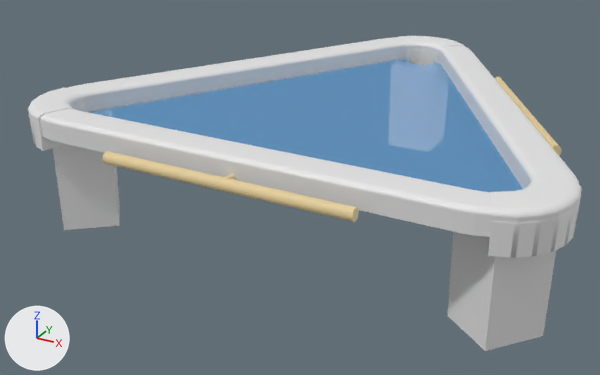
A saved change to the FBX model Assets/Shivaji/BoardsV3/FBXs/Triangle.fbx.
Both versions are drawn from a 50 mm lens placed at (1.72, -3.51, 1.31), pointed at (-0.18, -0.05, -0.42). Every picture has the same lights, and +X, +Y and +Z are marked at lower left. The older version comes first. Where no turn or scale is listed for an object, it has been applied to the vertices.

Names of what the first picture shows: 'EdgeHighlight', 'EdgeRod1', 'EdgeRod2', 'Hole1TriggerSide1', 'Hole2TriggerSide1', 'Hole2TriggerSide2', 'Hole3TriggerSide1', 'Hole3TriggerSide2', 'HoleGlow1', 'HoleGlow2', 'HoleGlow3' and 4 more.
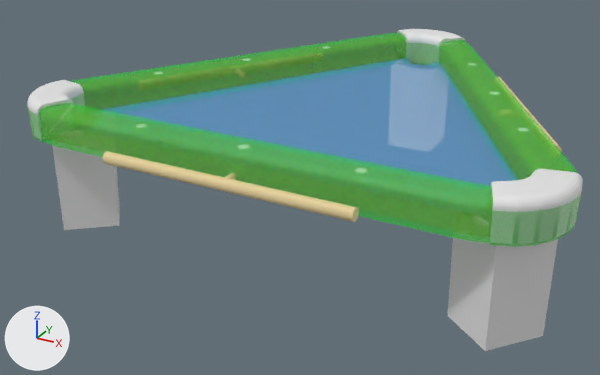
What differs and where, as boxes [x1, y1, x2, y2] in the pictures (600 x 375 px):
'EdgeHighlight', recoloured, rescaled (7% taller): before [28, 36, 582, 237]; after [27, 32, 582, 247]
'HoleGlow2', moved: before [487, 204, 580, 258]; after [491, 169, 583, 212]
'HoleGlow1', moved: before [29, 101, 86, 151]; after [27, 80, 84, 115]
'HoleGlow3', moved: before [396, 49, 446, 75]; after [398, 29, 466, 46]

The change, as a diff of the scene's bpy script:
```diff
--- a/Assets/Shivaji/BoardsV3/FBXs/Triangle.fbx.py
+++ b/Assets/Shivaji/BoardsV3/FBXs/Triangle.fbx.py
@@ mat_material @@
+mat_material = principled_material('Material')
+mat_material.base_color = (0.0, 0.8, 0.008)  # green #00e716
+mat_material.alpha = 0.402
@@ me_cylinder_001 @@
 # used by ob_edgehighlight; location = (-1.143, -0.728, 0.069)
-me_cylinder_001.from_pydata(...)  # 546 vertices, 474 faces; spans x -0.15..2.44, y -0.22..2.1, z -0.08..0.03
+me_cylinder_001.from_pydata(...)  # 546 vertices, 474 faces; spans x -0.15..2.44, y -0.22..2.1, z -0.13..0.05
+# me_cylinder_001 part 1: the whole mesh is scaled about the mesh origin by (1, 1, 1.5)
+me_cylinder_001.materials.append(mat_material)  # green #00e716
@@ ob_holeglow1 @@
 ob_holeglow1 = bpy.data.objects.new('HoleGlow1', me_cylinder_056)
-ob_holeglow1.location = (-1.143, -0.728, 0.043)
+ob_holeglow1.location = (-1.143, -0.728, 0.096)
@@ ob_edgehighlight @@
 ob_edgehighlight = bpy.data.objects.new('EdgeHighlight', me_cylinder_001)
-ob_edgehighlight.location = (-1.143, -0.728, 0.069)
+ob_edgehighlight.location = (-1.143, -0.728, 0.085)
@@ ob_holeglow2 @@
 ob_holeglow2 = bpy.data.objects.new('HoleGlow2', me_cylinder_057)
-ob_holeglow2.location = (1.143, -0.728, 0.043)
+ob_holeglow2.location = (1.143, -0.728, 0.096)
@@ ob_holeglow3 @@
 ob_holeglow3 = bpy.data.objects.new('HoleGlow3', me_cylinder_058)
-ob_holeglow3.location = (0.0, 1.251, 0.043)
+ob_holeglow3.location = (0.0, 1.251, 0.096)
```
